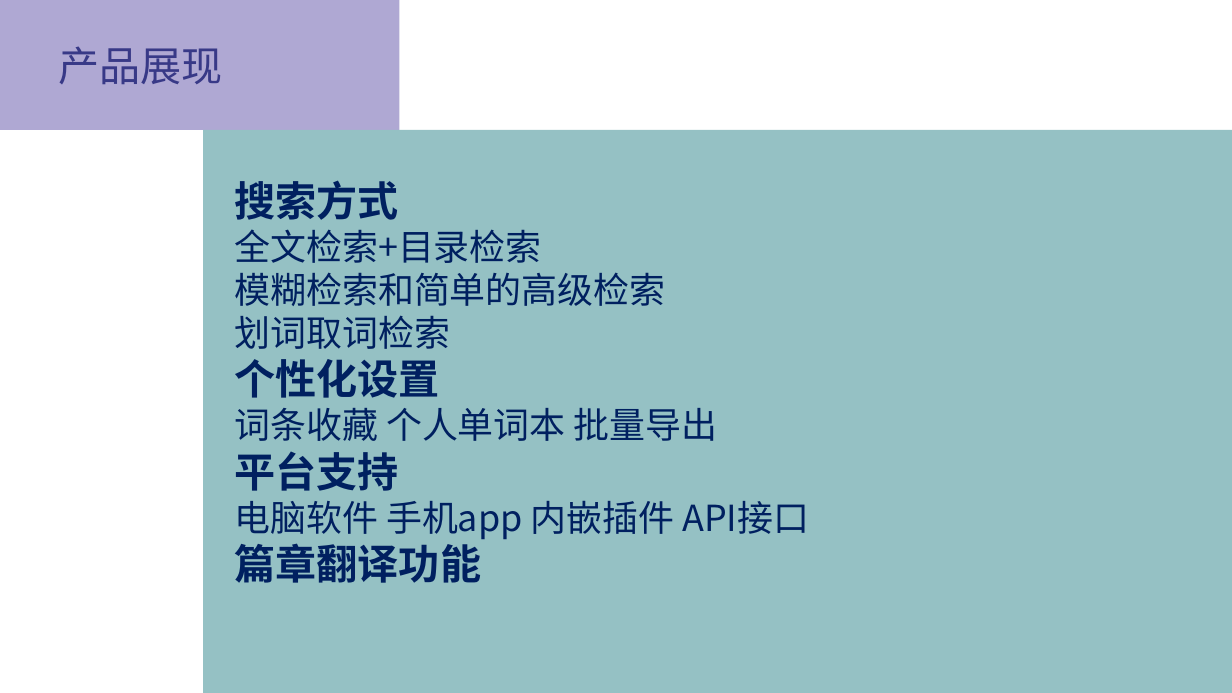
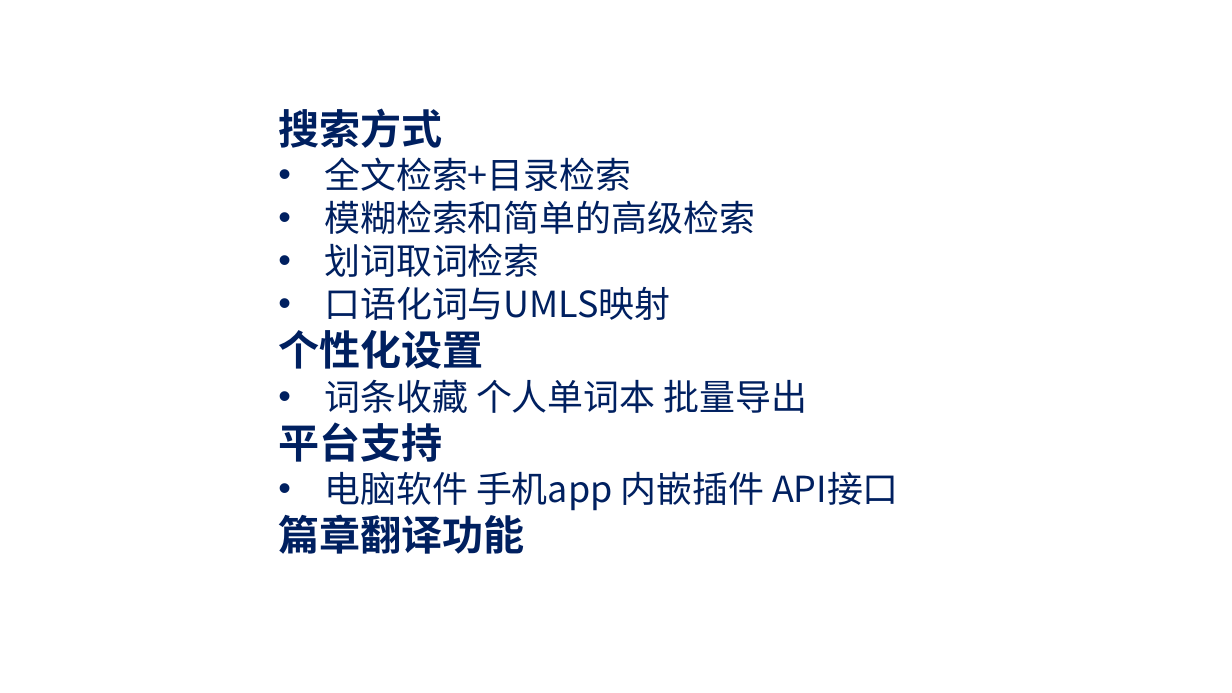
Before and after one commit to peijiawen98/TLK_1107, a slide deck: slide 32 of 电子词典需求分析.pptx (slide 30 before the commit). Drawn at 1232x693 pixels with LibreOffice and Linux fonts; fonts in the diff are those of the drawing. Boxes give left, top, right and bottom in pixels: in the first picture for what was removed or moved away, otherwise in the second. Text is boxed around its words. In the diff, an @@ line names an element or a change of style, - is before the commit and + after.

```diff
--- a/电子词典需求分析.pptx
+++ b/电子词典需求分析.pptx
@@ rectangle removed at (x1=0, y1=0, x2=399, y2=130) @@
@@ text removed at (x1=58, y1=46, x2=222, y2=84) @@
-产品展现
@@ text "搜索方式" moved from (x1=235, y1=180, x2=809, y2=583) to (x1=278, y1=108, x2=899, y2=554) @@
@@ rectangle removed at (x1=203, y1=130, x2=1232, y2=693) @@
@@ text at (x1=324, y1=157, x2=899, y2=511): bullet none to • @@
@@ text at (x1=324, y1=287, x2=670, y2=320): paragraph added @@
+• 口语化词与UMLS映射
```
Also in this commit, not shown: 12 other slides changed, 4 slides added, 20 slides removed.
